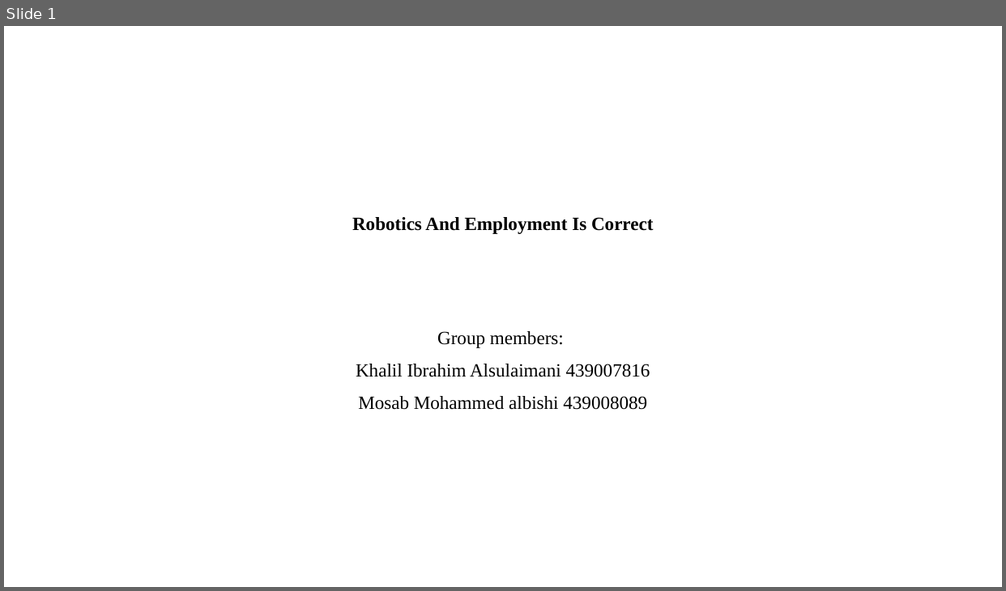
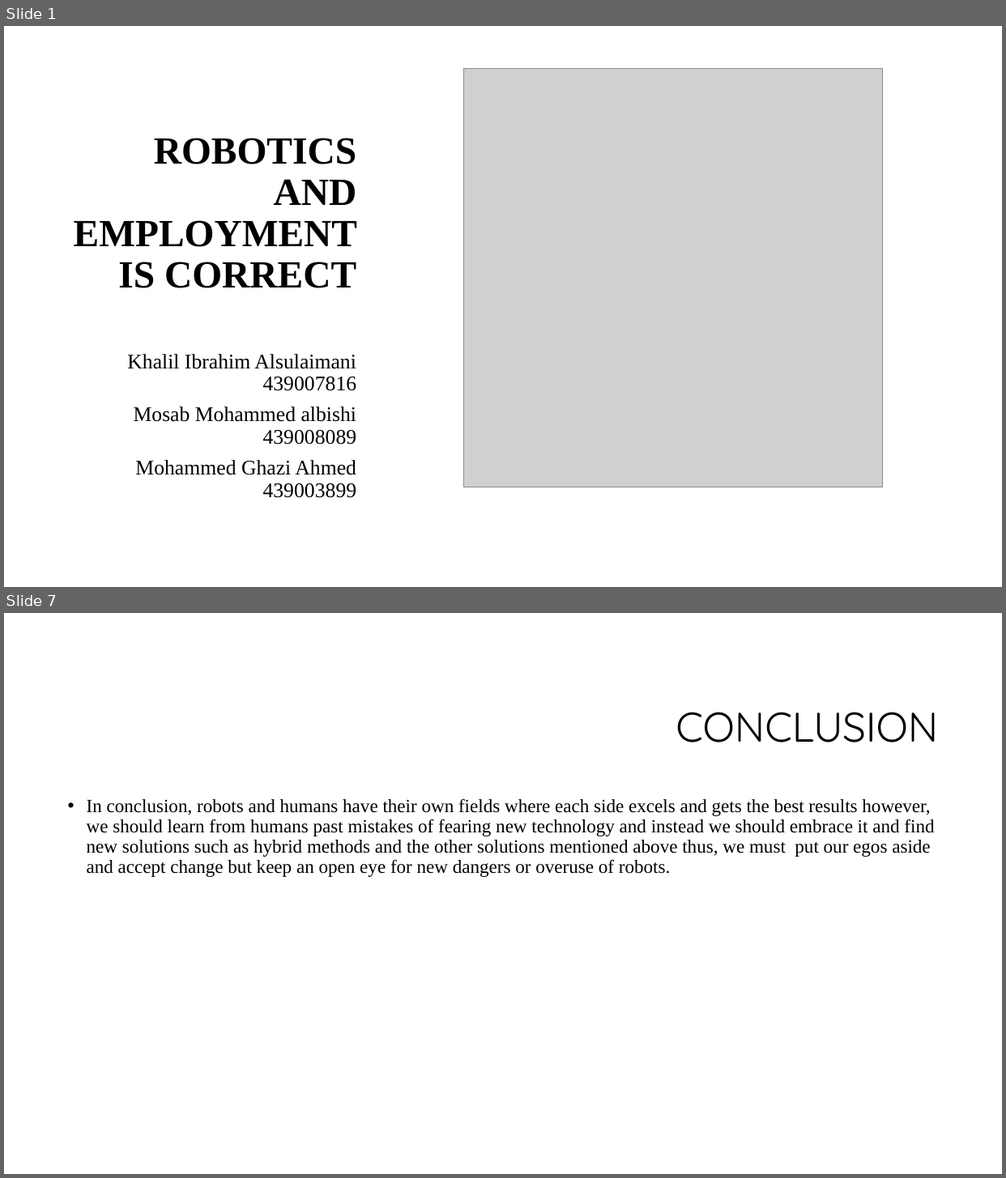
Before and after one commit to khalilAlsulaimani/Computers-And-Society-Project, a slide deck: Research Presntation.pptx. Shown one above the other, each under a label of ours: slide 1 before the commit, slides 1 and 7 after it; the slides between them are not shown. The pictures are 1006x591 and 1006x1178 pixels, drawn with LibreOffice and Linux fonts; fonts in the diff are those of the drawing; grey boxes stand for pictures; background and template pictures are left out. Boxes give left, top, right and bottom in pixels: in the first picture for what was removed or moved away, otherwise in the second. Text is boxed around its words. In the diff, an @@ line names an element or a change of style, - is before the commit and + after.

```diff
--- a/Research Presntation.pptx
+++ b/Research Presntation.pptx
@@ slide 7 added at bbox=[4, 613, 1002, 1174], background #FFFFFF @@
@@ title added at bbox=[675, 712, 938, 743], 40 pt, text #000000 @@
+CONCLUSION
@@ text added at bbox=[87, 798, 934, 877], 18 pt, text #000000 @@
+• In conclusion, robots and humans have their own fields where each side excels and gets the best results however, we should learn from humans past mistakes of fearing new technology and instead we should embrace it and find new solutions such as hybrid methods and the other solutions mentioned above thus, we must put our egos aside and accept change but keep an open eye for new dangers or overuse of robots.
@@ slide 1 changed as well @@
@@ picture added at bbox=[463, 69, 882, 487] @@
@@ title at bbox=[74, 138, 357, 288]: text changed; size 18 to 37 pt @@
-Robotics And Employment Is Correct
+ROBOTICS AND EMPLOYMENT IS CORRECT
@@ subtitle at bbox=[437, 331, 564, 348]: paragraph removed @@
-Group members:
@@ subtitle "Khalil Ibrahim Alsulaimani 439007816": place and size @@
-subtitle "Khalil Ibrahim Alsulaimani 439007816" at bbox=[356, 331, 650, 410]
+subtitle "Khalil Ibrahim Alsulaimani 439007816" at bbox=[127, 354, 357, 498]
@@ subtitle at bbox=[127, 354, 357, 445]: size 18 to 20 pt in "Khalil Ibrahim Alsulaimani 439007816", "Mosab Mohammed albishi 439008089"; alignment centre to right; line spacing 1.07 to 0.9 @@
@@ subtitle at bbox=[135, 460, 357, 498]: paragraph added @@
+Mohammed Ghazi Ahmed 439003899
```
Also in this commit, not shown: 6 other slides added, 6 slides removed.
